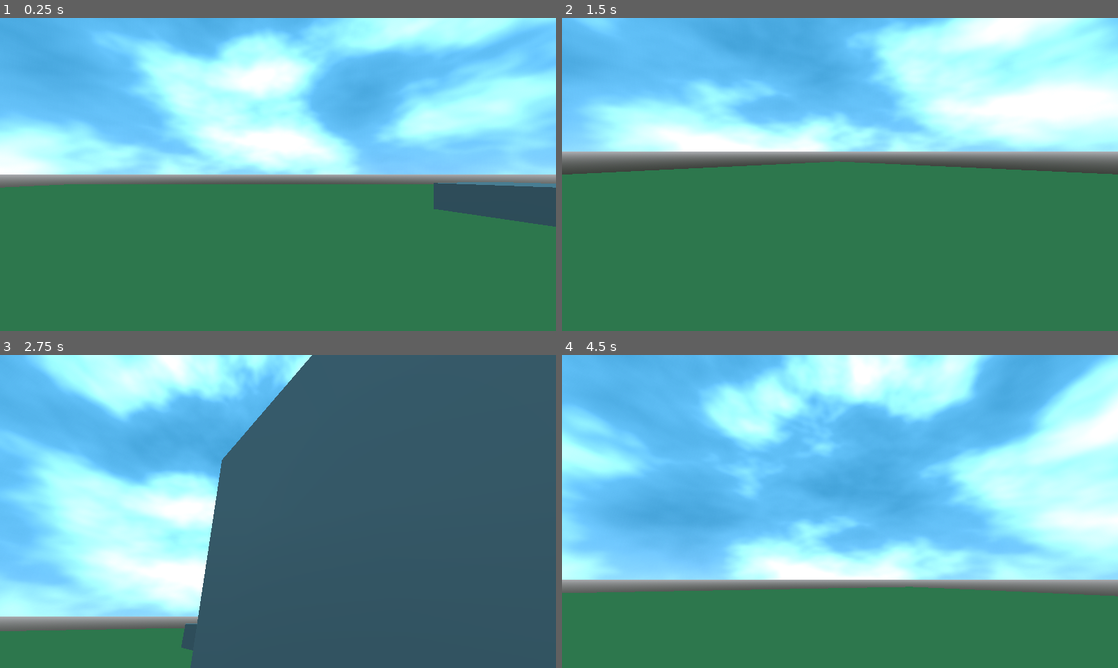
Above: before the commit, frames 1-4 (two rows, left to right).
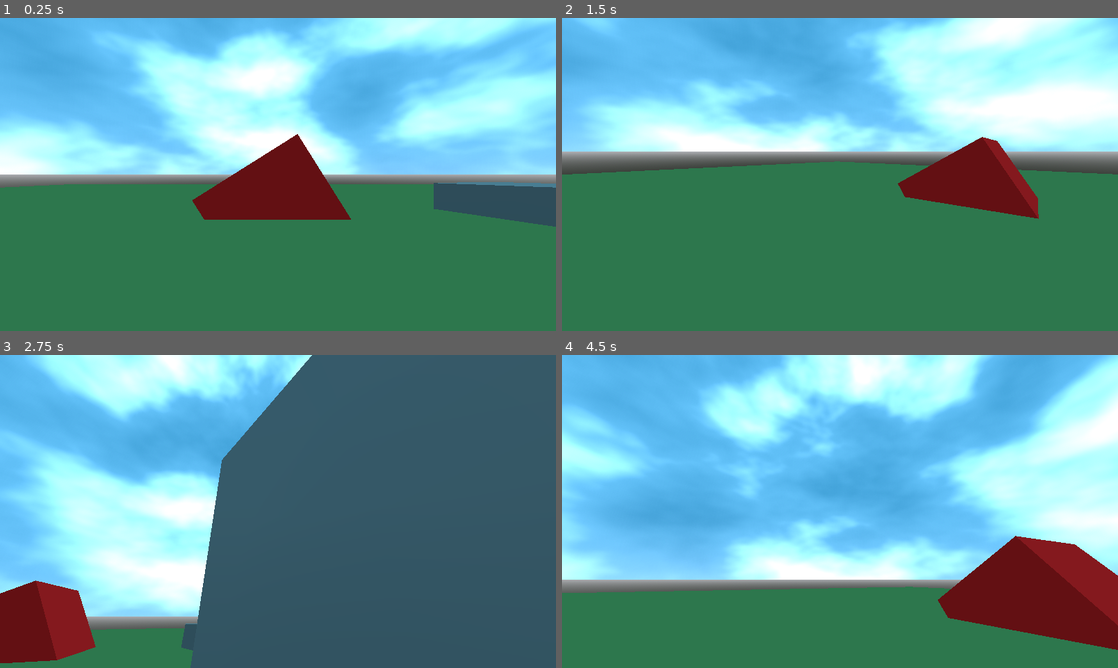
Above: after the commit, the same moments.

Repository: inaunius/GodotWildJam64
Game: Godot game, scene res://scenes/levels/TestLevel.tscn
Two runs of this game, one before a commit and one after it. Both use one fixed random seed, a clock stepped at 60 frames per second and the inputs below. This scene is started directly instead of the project's main scene.
Inputs (mouse positions are in pixels of both pictures, inside the frame that each line leads up to):
- Up to frame 1 (0.25 s): no input
- Up to frame 2 (1.5 s): tap Enter at 0.5 s; move the mouse to (962, 158) at 0.52 s; hold D (move_right) 0.53-1.28 s; tap F (interaction) at 0.6, 1.35 s; tap Space (jump) at 0.77 s; move the mouse to (728, 190) at 1.27 s; hold S (move_back) from 1.28 s (still down)
- Up to frame 3 (2.75 s): tap Space (jump) at 1.52 s; move the mouse to (333, 442) at 2.02 s; release S (move_back) at 2.03 s; hold D (move_right) from 2.03 s (still down); tap F (interaction) at 2.1 s
- Up to frame 4 (4.5 s): move the mouse to (812, 574) at 2.77 s; release D (move_right) at 2.78 s; hold W (move_forward) 2.78-3.53 s; tap F (interaction) at 2.85, 3.6, 4.35 s; tap Space (jump) at 3.02, 3.77 s; move the mouse to (1006, 558) at 3.52 s; hold A (move_left) from 3.53 s (still down); move the mouse to (673, 464) at 4.27 s

The runs differ from the first frame. In frame 1, 4.4% of the frame differs, in the area x 34-64%, y 37-65%; in frame 2, 3.7%; in frame 3, 3.6%; in frame 4, 7.8%, in the area x 67-100%, y 57-95%.
Error in both runs: Attempt to call function 'load_settings' in base 'null instance' on a null instance. (res://scripts/autoloads/SettingsController.gd:80)

Commit message:
Interaction system

Diff:
--- a/project.godot
+++ b/project.godot
@@ -82,3 +82,7 @@
 "events": [Object(InputEventKey,"resource_local_to_scene":false,"resource_name":"","device":-1,"window_id":0,"alt_press …(182 unchanged characters)…
 ]
 }
+
+[layer_names]
+
+3d_physics/layer_4="Interactable"
--- /dev/null
+++ b/scenes/gameplay/TESTInteractableObject.tscn
@@ -0,0 +1,29 @@
+[gd_scene load_steps=7 format=3 uid="uid://28on3746h0u1"]
+
+[ext_resource type="PackedScene" uid="uid://dk4kdfmujjw6t" path="res://scenes/gameplay/interaction/InteractableArea.tscn" id="1_3ehil"]
+[ext_resource type="Script" path="res://scripts/gameplay/TESTInteractableObject.gd" id="1_qd464"]
+
+[sub_resource type="BoxShape3D" id="BoxShape3D_kurrw"]
+
+[sub_resource type="StandardMaterial3D" id="StandardMaterial3D_gdnsj"]
+albedo_color = Color(1, 0, 0, 1)
+
+[sub_resource type="BoxMesh" id="BoxMesh_5t5g8"]
+material = SubResource("StandardMaterial3D_gdnsj")
+
+[sub_resource type="BoxShape3D" id="BoxShape3D_mrccq"]
+
+[node name="TESTInteractableObject" type="StaticBody3D"]
+script = ExtResource("1_qd464")
+
+[node name="Collision" type="CollisionShape3D" parent="."]
+shape = SubResource("BoxShape3D_kurrw")
+
+[node name="Mesh" type="MeshInstance3D" parent="."]
+mesh = SubResource("BoxMesh_5t5g8")
+
+[node name="InteractableArea" parent="." instance=ExtResource("1_3ehil")]
+action = "Change Color"
+
+[node name="CollisionShape3D" type="CollisionShape3D" parent="InteractableArea"]
+shape = SubResource("BoxShape3D_mrccq")
--- a/scenes/gameplay/TESTPlayer.tscn
+++ b/scenes/gameplay/TESTPlayer.tscn
@@ -1,6 +1,7 @@
-[gd_scene load_steps=4 format=3 uid="uid://5i8ss0lsc4xa"]
+[gd_scene load_steps=5 format=3 uid="uid://5i8ss0lsc4xa"]
 
 [ext_resource type="Script" path="res://scripts/gameplay/TESTPlayer.gd" id="1_8p6vx"]
+[ext_resource type="PackedScene" uid="uid://crfmkfj0mauwb" path="res://scenes/gameplay/interaction/InteractionArea.tscn" id="2_i3aft"]
 
 [sub_resource type="CapsuleShape3D" id="CapsuleShape3D_2cq4d"]
 
@@ -19,3 +20,21 @@
 
 [node name="Mesh" type="MeshInstance3D" parent="."]
 mesh = SubResource("CapsuleMesh_25xag")
+
+[node name="Marker3D" type="Marker3D" parent="."]
+transform = Transform3D(1, 0, 0, 0, 1, 0, 0, 0, 1, 0, 0, 1)
+
+[node name="InteractionArea" parent="Marker3D" instance=ExtResource("2_i3aft")]
+
+[node name="InteractionLabel" type="Label" parent="."]
+anchors_preset = 10
+anchor_right = 1.0
+offset_left = -1.0
+offset_top = 76.0
+offset_right = -1.0
+offset_bottom = 99.0
+grow_horizontal = 2
+theme_override_colors/font_outline_color = Color(0, 0, 0, 1)
+theme_override_constants/outline_size = 4
+theme_override_font_sizes/font_size = 42
+horizontal_alignment = 1
--- /dev/null
+++ b/scenes/gameplay/interaction/InteractableArea.tscn
@@ -0,0 +1,8 @@
+[gd_scene load_steps=2 format=3 uid="uid://dk4kdfmujjw6t"]
+
+[ext_resource type="Script" path="res://scripts/gameplay/interaction/InteractableArea.gd" id="1_duuys"]
+
+[node name="InteractableArea" type="Area3D"]
+collision_layer = 8
+collision_mask = 8
+script = ExtResource("1_duuys")
--- /dev/null
+++ b/scenes/gameplay/interaction/InteractionArea.tscn
@@ -0,0 +1,14 @@
+[gd_scene load_steps=3 format=3 uid="uid://crfmkfj0mauwb"]
+
+[ext_resource type="Script" path="res://scripts/gameplay/interaction/InteractionArea.gd" id="1_jqv25"]
+
+[sub_resource type="SphereShape3D" id="SphereShape3D_geyf5"]
+radius = 1.0
+
+[node name="InteractionArea" type="Area3D"]
+collision_layer = 8
+collision_mask = 8
+script = ExtResource("1_jqv25")
+
+[node name="CollisionShape3D" type="CollisionShape3D" parent="."]
+shape = SubResource("SphereShape3D_geyf5")
--- a/scenes/levels/TestLevel.tscn
+++ b/scenes/levels/TestLevel.tscn
@@ -1,6 +1,7 @@
-[gd_scene load_steps=13 format=3 uid="uid://b2w2wdbclppjg"]
+[gd_scene load_steps=14 format=3 uid="uid://b2w2wdbclppjg"]
 
 [ext_resource type="PackedScene" uid="uid://5i8ss0lsc4xa" path="res://scenes/gameplay/TESTPlayer.tscn" id="1_qr4qj"]
+[ext_resource type="PackedScene" uid="uid://28on3746h0u1" path="res://scenes/gameplay/TESTInteractableObject.tscn" id="2_ubktq"]
 
 [sub_resource type="Gradient" id="Gradient_kisp4"]
 offsets = PackedFloat32Array(0, 0.488636, 1)
@@ -96,3 +97,6 @@
 [node name="Mesh" type="MeshInstance3D" parent="Location/Boxes/Box3"]
 transform = Transform3D(1, 0, 2.98023e-08, 0, 1, 0, -2.98023e-08, 0, 1, 0, 0, 0)
 mesh = SubResource("BoxMesh_gooa8")
+
+[node name="TESTInteractableObject" parent="Location" instance=ExtResource("2_ubktq")]
+transform = Transform3D(0.846574, 0.532271, 0, -0.532271, 0.846574, 0, 0, 0, 1, 0, 0, 2.23709)
--- /dev/null
+++ b/scripts/gameplay/TESTInteractableObject.gd
@@ -0,0 +1,11 @@
+extends StaticBody3D
+
+@onready var _interactable_area = $InteractableArea
+
+# Called when the node enters the scene tree for the first time.
+func _ready():
+	_interactable_area.interacted.connect(func(): _change_color())
+	randomize()
+
+func _change_color():
+	$Mesh.get_active_material(0).albedo_color = Color(randf(), randf(), randf())
--- a/scripts/gameplay/TESTPlayer.gd
+++ b/scripts/gameplay/TESTPlayer.gd
@@ -29,9 +29,14 @@
 	rotation = data_to_load.rotation
 	_camera.rotation = data_to_load.camera_rotation
 
-
+func _ready():
+	$Marker3D/InteractionArea.nearest_interactable_changed.connect(func(interactable: InteractableArea): _update_interaction_text(interactable))
 
 func _physics_process(delta):
+	if Input.is_action_just_pressed("interaction"):
+		print("Interact ipnut pressed")
+		$Marker3D/InteractionArea.attempt_interaction()
+
 	if !is_on_floor():
 		velocity.y -= gravity * delta
 
@@ -61,3 +66,9 @@
 
 		rotation.y = y_rotation
 		_camera.rotation.x = x_cam_rotation
+
+func _update_interaction_text(interactable: InteractableArea):
+	if is_instance_valid(interactable):
+		$InteractionLabel.text = "Interact to %s" % interactable.action
+	else:
+		$InteractionLabel.text = ""
--- /dev/null
+++ b/scripts/gameplay/interaction/InteractableArea.gd
@@ -0,0 +1,15 @@
+class_name InteractableArea
+extends Area3D
+
+signal interacted()
+
+@export var action = "DO SOMETHING"
+
+# # Called when the node enters the scene tree for the first time.
+# func _ready():
+# 	pass # Replace with function body.
+
+
+# # Called every frame. 'delta' is the elapsed time since the previous frame.
+# func _process(delta):
+# 	pass
--- /dev/null
+++ b/scripts/gameplay/interaction/InteractionArea.gd
@@ -0,0 +1,34 @@
+class_name InteractionArea
+extends Area3D
+
+# Useful for a UI element to display interaction prompt
+signal nearest_interactable_changed(interactable: InteractableArea)
+
+var nearest_interactable: InteractableArea
+
+func attempt_interaction():
+	if is_instance_valid(nearest_interactable):
+		nearest_interactable.emit_signal("interacted")
+
+# Called when the node enters the scene tree for the first time.
+func _ready():
+	pass
+
+# Called every frame. 'delta' is the elapsed time since the previous frame.
+func _process(_delta):
+	var areas: Array[Area3D] = get_overlapping_areas()
+	var shortest_distance: float = INF
+	var next_nearest_interactable: InteractableArea = null
+	for area in areas:
+		var distance: float = area.global_position.distance_to(global_position)
+		if distance < shortest_distance:
+			shortest_distance = distance
+			next_nearest_interactable = area
+
+	if next_nearest_interactable != nearest_interactable:
+		nearest_interactable = next_nearest_interactable
+		emit_signal("nearest_interactable_changed", nearest_interactable)
+		if is_instance_valid(nearest_interactable):
+			print(nearest_interactable.action)
+		else:
+			print("Nothing to interact with")
